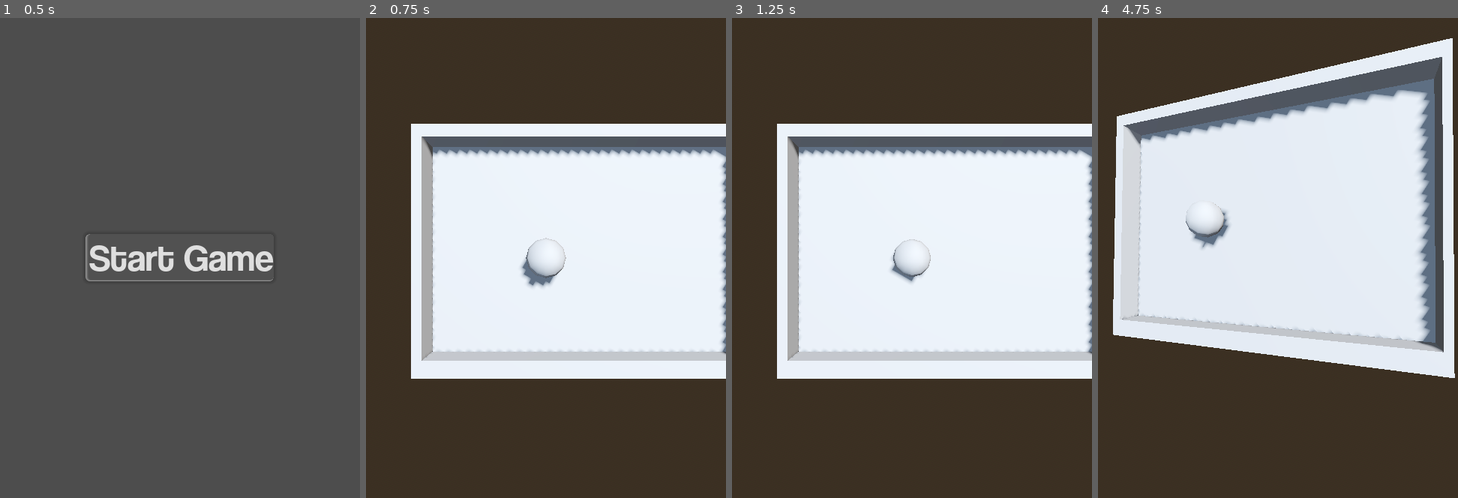
Above: before the commit, frames 1-4 (left to right).
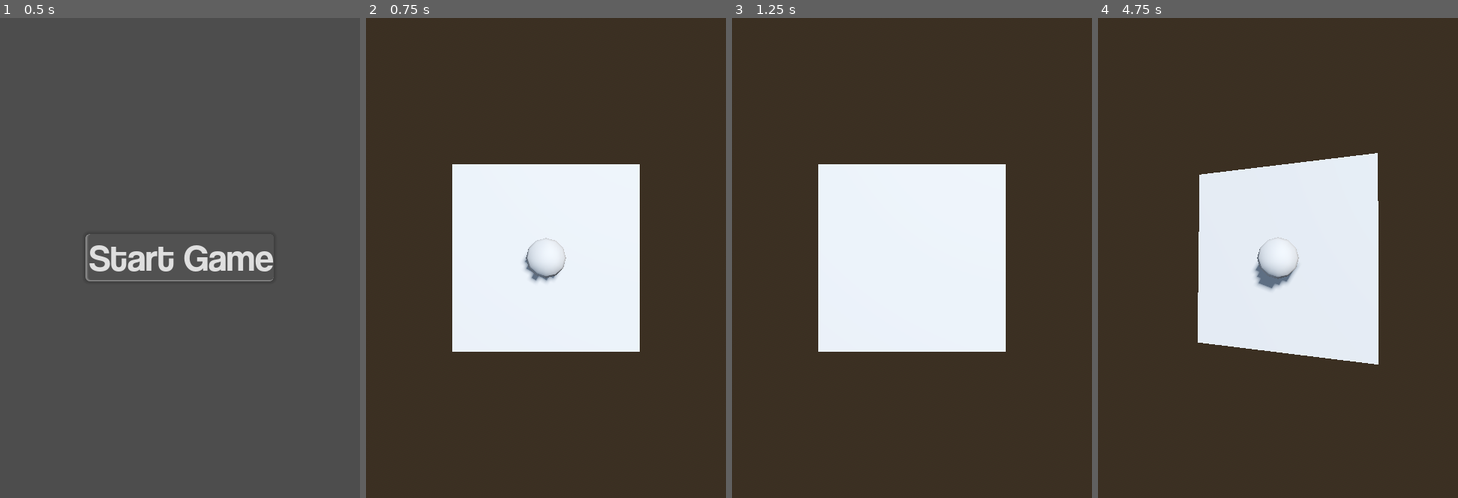
Above: after the commit, the same moments.

Repository: josephsmithberger/Xogot-Game-Jam
Game: Godot game, scene res://title screen/title_screen.tscn
Same seed, same stepped clock (60 frames per second), same inputs: the game is played once before the commit and once after it.
Inputs:
- Up to frame 1 (0.5 s): no input
- Up to frame 2 (0.75 s): click "Start Game" at 0.5 s
- Up to frame 3 (1.25 s): no input
- Up to frame 4 (4.75 s): tap Enter at 1.25 s; hold D (rotate_right) 1.28-2.03 s; hold S (rotate_down) 2.03-2.78 s; hold D (rotate_right) 2.78-3.53 s; hold W (rotate_up) 3.53-4.28 s; hold A (rotate_left) from 4.28 s (still down)

Frame 1 is identical in both runs. In frame 2, 26% of the frame differs, in the area x 12-100%, y 22-76%; in frame 3, 26%; in frame 4, 37%, in the area x 4-100%, y 4-75%.

Commit message:
Add initial board scene and game resources

Diff:
--- /dev/null
+++ b/board.tscn
@@ -0,0 +1,3 @@
+[gd_scene format=3 uid="uid://cwfqyp5reojih"]
+
+[node name="Node3D" type="Node3D"]
--- /dev/null
+++ b/game/main/board.tscn
@@ -0,0 +1,23 @@
+[gd_scene load_steps=4 format=3 uid="uid://1atsunxibvmn"]
+
+[ext_resource type="Script" uid="uid://bu5imq7ltyo5f" path="res://game/main/gyro.gd" id="1_e7j5a"]
+
+[sub_resource type="HeightMapShape3D" id="HeightMapShape3D_v0nya"]
+map_width = 3
+map_depth = 3
+map_data = PackedFloat32Array(0, 0, 0, 0, 0, 0, 0, 0, 0)
+
+[sub_resource type="PlaneMesh" id="PlaneMesh_t7nhj"]
+subdivide_width = 51
+subdivide_depth = 51
+
+[node name="Node3D" type="Node3D"]
+
+[node name="RigidBody3D" type="RigidBody3D" parent="."]
+
+[node name="CollisionShape3D" type="CollisionShape3D" parent="RigidBody3D"]
+shape = SubResource("HeightMapShape3D_v0nya")
+
+[node name="PlaneMesh" type="MeshInstance3D" parent="."]
+mesh = SubResource("PlaneMesh_t7nhj")
+script = ExtResource("1_e7j5a")
--- a/game/main/game_scene.tscn
+++ b/game/main/game_scene.tscn
@@ -2,9 +2,9 @@
 
 [ext_resource type="Script" uid="uid://b3mqjrwdb3ykx" path="res://game/main/motion_permission.gd" id="1_1hhh1"]
 [ext_resource type="Theme" uid="uid://caep2wqqn68ut" path="res://title screen/theme.tres" id="1_wglkj"]
-[ext_resource type="Script" uid="uid://bu5imq7ltyo5f" path="res://game/main/gyro.gd" id="2_yw0sb"]
 [ext_resource type="Script" uid="uid://dq7qc3mufxxuu" path="res://game/main/camera.gd" id="3_yw0sb"]
 [ext_resource type="Script" uid="uid://bqr7sx2wkf3kj" path="res://game/main/ball.gd" id="4_tb4mb"]
+[ext_resource type="PackedScene" uid="uid://1atsunxibvmn" path="res://game/main/board.tscn" id="5_wglkj"]
 
 [sub_resource type="ProceduralSkyMaterial" id="ProceduralSkyMaterial_p2ghs"]
 sky_horizon_color = Color(0.662243, 0.671743, 0.686743, 1)
@@ -61,20 +61,6 @@
 transform = Transform3D(-0.866025, -0.433013, 0.25, 0, 0.5, 0.866025, -0.5, 0.75, -0.433013, 0, 0, 0)
 shadow_enabled = true
 
-[node name="Level" type="CSGCombiner3D" parent="."]
-use_collision = true
-script = ExtResource("2_yw0sb")
-
-[node name="CSGBox3D" type="CSGBox3D" parent="Level"]
-transform = Transform3D(1, 0, 0, 0, 1, 0, 0, 0, 1, 0.351945, -0.354536, -0.0678947)
-use_collision = true
-size = Vector3(3.46582, 0.353027, 2.60522)
-
-[node name="CSGBox3D2" type="CSGBox3D" parent="Level/CSGBox3D"]
-transform = Transform3D(1, 0, 0, 0, 1, 0, 0, 0, 1, 0.0205765, 0.154664, -0.0285583)
-operation = 2
-size = Vector3(3.28552, 0.468384, 2.28914)
-
 [node name="Camera3D" type="Camera3D" parent="."]
 transform = Transform3D(1, 0, 0, 0, -4.37114e-08, 1, 0, -1, -4.37114e-08, 0, 2.5, 0)
 fov = 85.0
@@ -95,6 +81,9 @@
 [node name="CollisionShape3D" type="CollisionShape3D" parent="ball/Area3D"]
 shape = SubResource("BoxShape3D_wglkj")
 
+[node name="Node3D" parent="." instance=ExtResource("5_wglkj")]
+transform = Transform3D(1, 0, 0, 0, 1, 0, 0, 0, 1, 0, -0.297484, 0)
+
 [node name="bounds" type="Area3D" parent="."]
 
 [node name="CollisionShape3D" type="CollisionShape3D" parent="bounds"]
--- a/project.godot
+++ b/project.godot
@@ -69,19 +69,9 @@
 
 project/editorState=[{
 "column": 0,
-"line": 1,
+"current": true,
+"line": 0,
 "path": "res://game/main/camera.gd",
-"type": "file"
-}, {
-"column": 0,
-"line": 0,
-"path": "res://game/main/ball.gd",
-"type": "file"
-}, {
-"column": 3,
-"current": true,
-"line": 175,
-"path": "res://WebInput.gd",
 "type": "file"
 }]
 project/breakpoints={}
Binary file added: guide.PNG
Not shown, added: guide.PNG.import
Binary file added: levels/level1.PNG
Not shown, added: levels/level1.PNG.import
Not shown: 2 places in title screen/theme.tres that only renumber resources
